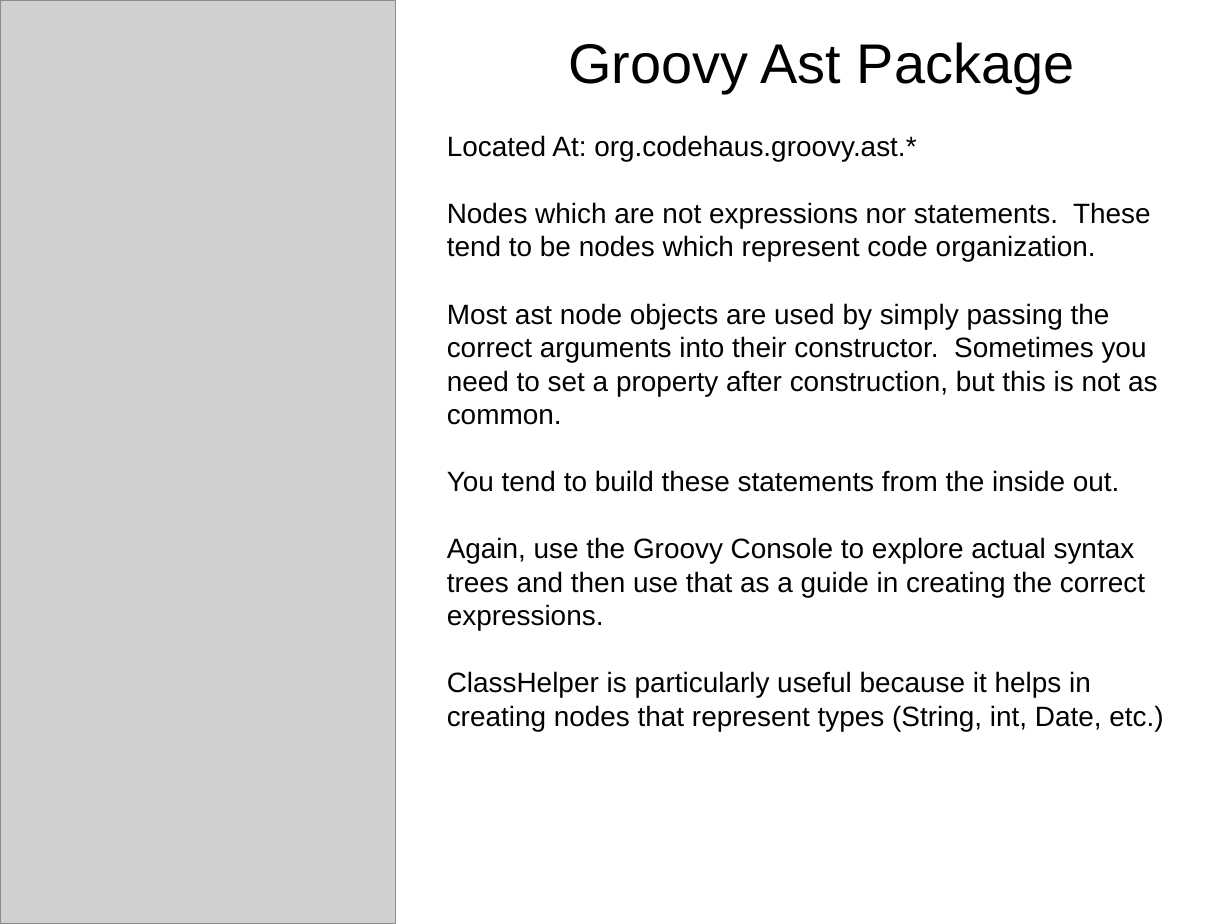
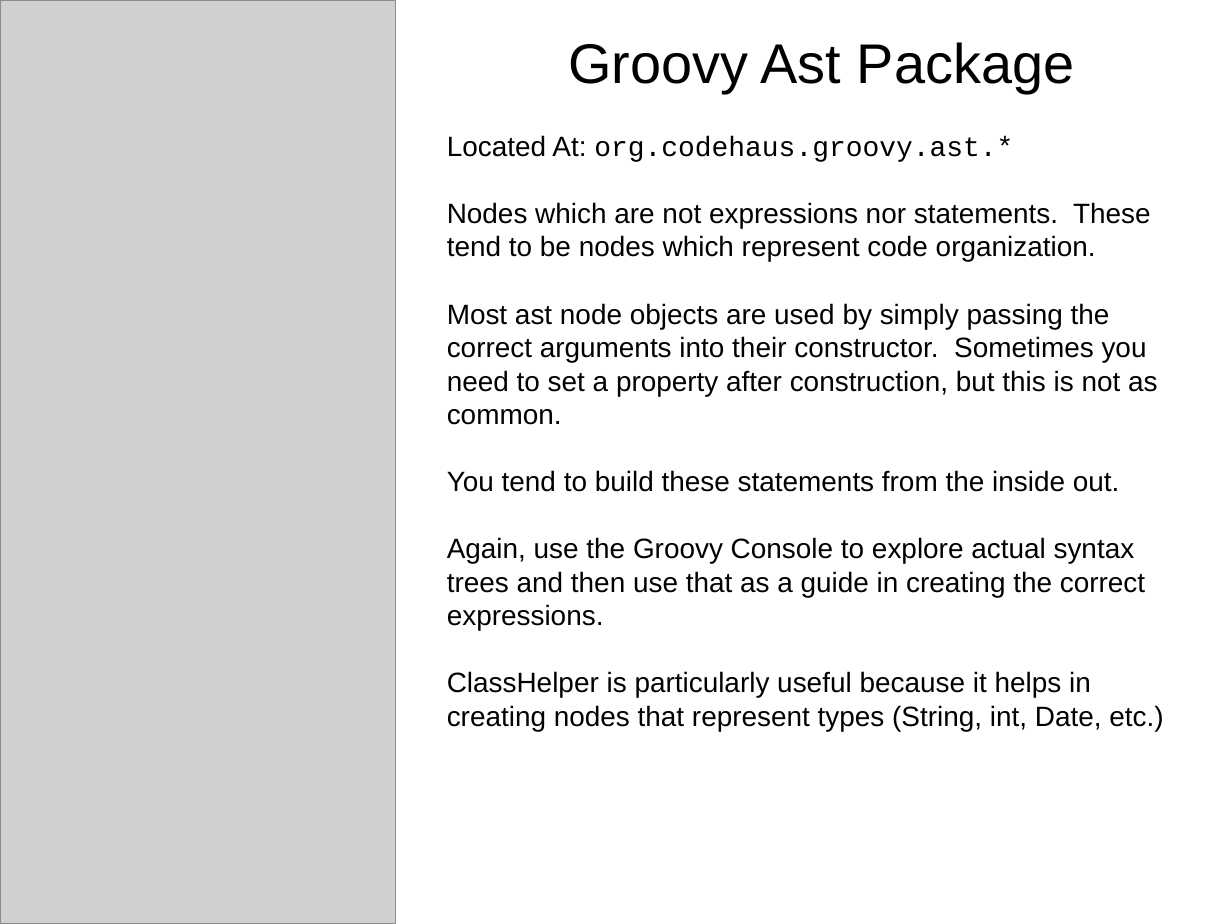
Before and after one commit to dwclark/AstTransformations, a slide deck: slide 21 of ast.odp. Drawn at 1232x924 pixels with LibreOffice and Linux fonts; fonts in the diff are those of the drawing; grey boxes stand for pictures. Boxes give left, top, right and bottom in pixels: in the first picture for what was removed or moved away, otherwise in the second. Text is boxed around its words. In the diff, an @@ line names an element or a change of style, - is before the commit and + after.

```diff
--- a/ast.odp
+++ b/ast.odp
@@ text at box(447, 135, 1013, 162): font Arial to Courier New in "org.codehaus.groovy.ast.*" @@
```
Also in this commit, not shown: 8 other slides changed.
